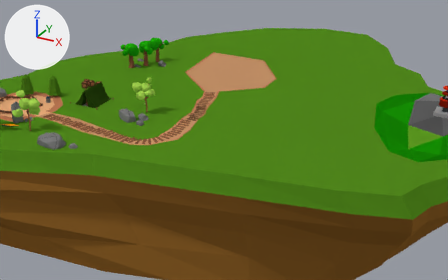
A saved change to the Blender file ldjam/ldjam_challenge_2.blend.
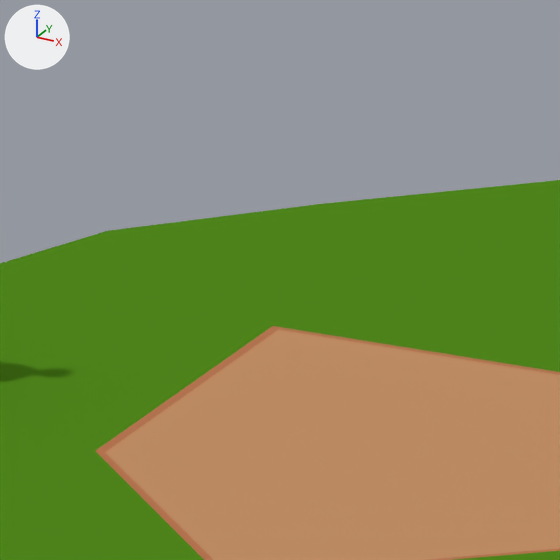
Each version appears first from a 50 mm camera at (122.5, -221.7, 80.9) aimed at (-2.5, 5.5, -32.8), and next in a close-up on the part from 38% to 58% of the width and 0% to 32% of the height. The lights are fixed; the arrows at upper left show +X, +Y and +Z.

In view in the first close-up: 'Ground'.
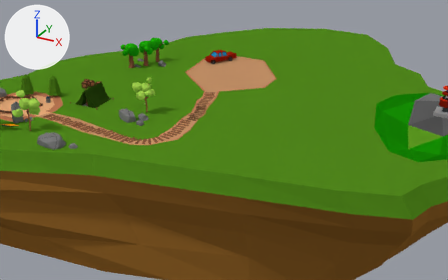
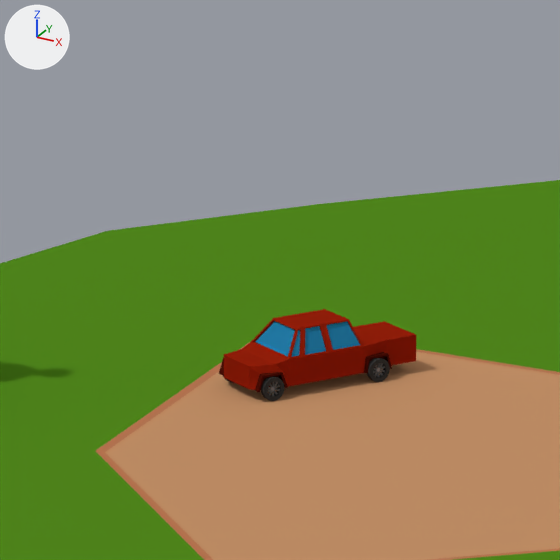
The change in detail:
Mesh me_cube_078 is new.
It has 425 vertices, 445 faces and spans x 0.0..2.99, y -4.42..9.7, z -1.78..2.87.
It uses material mat_imphenzia (picture img_palette_v2_png).
Object 'Cube.080' (ob_cube_080) is new; it shows me_cube_078.
Its location is (-12.44, 15.98, 1.8).
Its rotation in degrees is (0, 0, -29).
It gains a MIRROR modifier named 'Mirror'.
Modifier setting: use_clip = True.

What differs and where, as boxes (x1, y1, x2, y2) in the close-ups (560 x 560 px):
'Cube.080', added (red)
    after: (219, 309, 416, 401)
